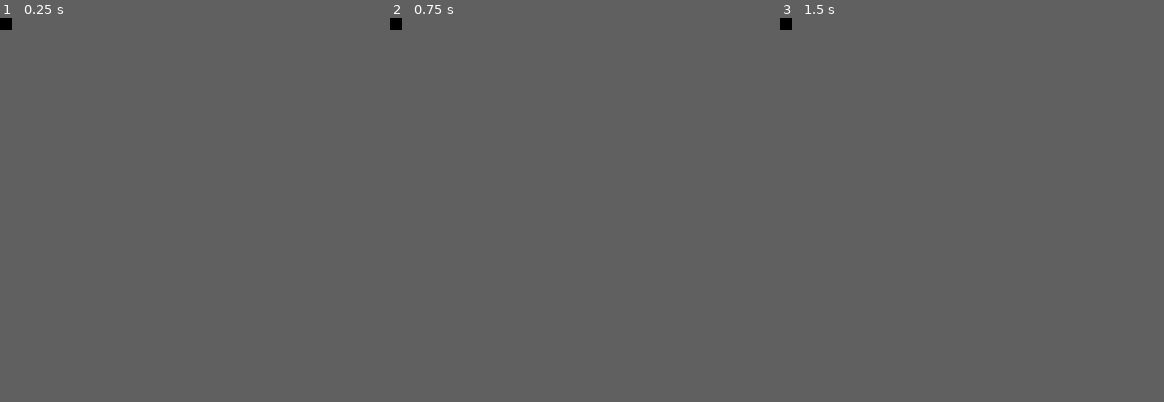
Above: before the commit, frames 1-3 (left to right).
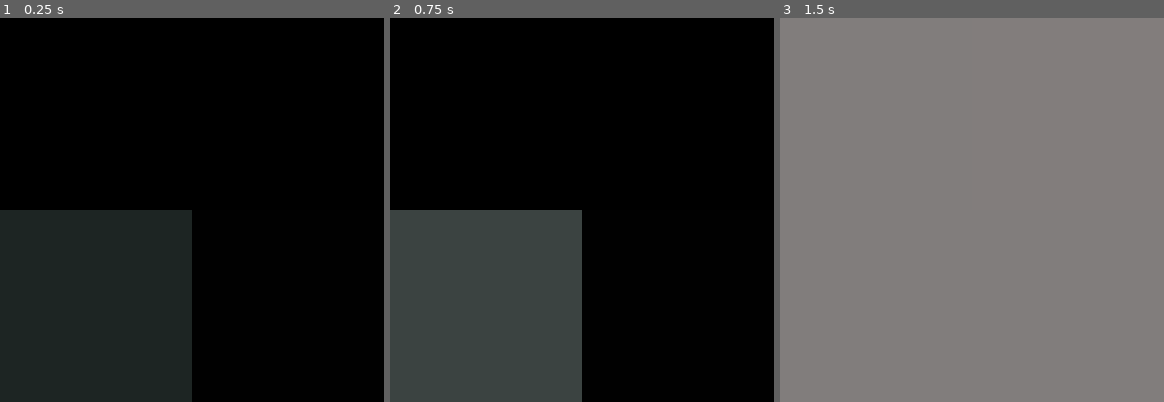
Above: after the commit, the same moments.

Repository: kayillustrations/Insectapet
Game: Godot game, scene res://windows/determine_type.tscn
Same seed, same stepped clock (60 frames per second), same inputs: the game is played once before the commit and once after it. The engine's default icon, where the game draws it, is replaced by a stand-in: a white triangle on a blue panel in a dark square.
Inputs (mouse positions are in pixels of both pictures, inside the frame that each line leads up to):
- Up to frame 1 (0.25 s): no input
- Up to frame 2 (0.75 s): tap Enter at 0.5 s; move the mouse to (397, 21) at 0.52 s; hold Right (Right) from 0.53 s (still down); click (397, 21) at 0.67 s
- Up to frame 3 (1.5 s): tap Up (Up) at 0.77 s; release Right (Right) at 1.25 s; tap Space at 1.25 s; drag from (783, 25) to (783, 25) at 1.27 s
In our replay, the window is 2x2 before the commit and 64x64 after it. These sizes can differ from the game's own. Grey fills any space a smaller window leaves; there, only what the larger window draws over its background counts as a difference.

The runs differ from the first frame. In frame 1, 25% of the frame differs, in the area x 0-50%, y 50-100%; in frame 2, 25%; in frame 3, 0.1%.

Commit message:
holy shit it works

Diff:
--- a/_autoload/GameSave.gd
+++ b/_autoload/GameSave.gd
@@ -1,9 +1,9 @@
 extends Node
 
-const SCENE_SAVE_FOLDER:String = "res://saves/"
+const SCENE_SAVE_FOLDER:String = "user://"
 
-var game_config:ConfigFile = ConfigFile.new()
-var settings_config:ConfigFile = ConfigFile.new()
+var game_config := ConfigFile.new()
+var settings_config := ConfigFile.new()
 
 @onready var sfx_index: int = AudioServer.get_bus_index("SFX")
 @onready var music_index: int = AudioServer.get_bus_index("Music")
@@ -135,4 +135,5 @@
 func CheckSaveFolder(file_name:String):
 	if FileAccess.file_exists(SCENE_SAVE_FOLDER+file_name+".cfg"):
 		return true
-	else: return false
+	else:
+		return false
--- a/determine_type.gd
+++ b/determine_type.gd
@@ -7,18 +7,12 @@
 func _ready() -> void:
 	print(screen_size)
 	WindowManager.anchor_dict = WindowManager.getScreenAnchors(screen_size,Vector2(0,0),Vector2(0,0))
-	isEmbed = CheckForOverride()
 	if isEmbed:
 		GameManager.isEmbed = true
-		get_tree().change_scene_to_file("res://windows/embed.tscn")
+		get_tree().change_scene_to_file("uid://r2tsosqw2in3")
 	else:
 		GameManager.isEmbed = false
 		get_window().min_size = Vector2(1,1)
 		get_window().content_scale_size = Vector2(1,1)
 		get_window().reset_size()
-		get_tree().change_scene_to_file("res://windows/mini_habitat.tscn")
-
-func CheckForOverride():
-	if FileAccess.file_exists("res://override.cfg"):
-		return false
-	else: return true
+		get_tree().change_scene_to_file("uid://lu36lgbqel")
--- a/project.godot
+++ b/project.godot
@@ -12,9 +12,11 @@
 
 config/name="Insectapet"
 run/main_scene="uid://1hicjuai576o"
+config/use_custom_user_dir=true
+config/custom_user_dir_name="Insectapet"
 config/features=PackedStringArray("4.4", "Forward Plus")
 boot_splash/bg_color=Color(0.141176, 0.141176, 0.141176, 0)
-config/icon="res://icon.svg"
+config/icon="uid://b4aq75syhq12q"
 
 [autoload]
 
@@ -26,15 +28,16 @@
 
 [display]
 
-window/size/viewport_width=750
-window/size/viewport_height=900
-window/size/mode=2
+window/size/viewport_width=1
+window/size/viewport_height=1
 window/size/initial_position_type=0
 window/size/resizable=false
 window/size/borderless=true
 window/size/always_on_top=true
+window/size/transparent=true
 window/size/no_focus=true
 window/size/sharp_corners=true
+window/subwindows/embed_subwindows=false
 window/stretch/mode="viewport"
 window/per_pixel_transparency/allowed=true
 
--- /dev/null
+++ b/saves/settings.cfg
@@ -0,0 +1,5 @@
+[0]
+
+debug_mode=true
+volume_music=0.5
+volume_sfx=1.0
--- a/windows/determine_type.tscn
+++ b/windows/determine_type.tscn
@@ -4,3 +4,4 @@
 
 [node name="Determine Type" type="Node"]
 script = ExtResource("1_rcv30")
+isEmbed = false
Renamed: override.cfg -> _override.cfg
Not shown, changed: export_presets.cfg
